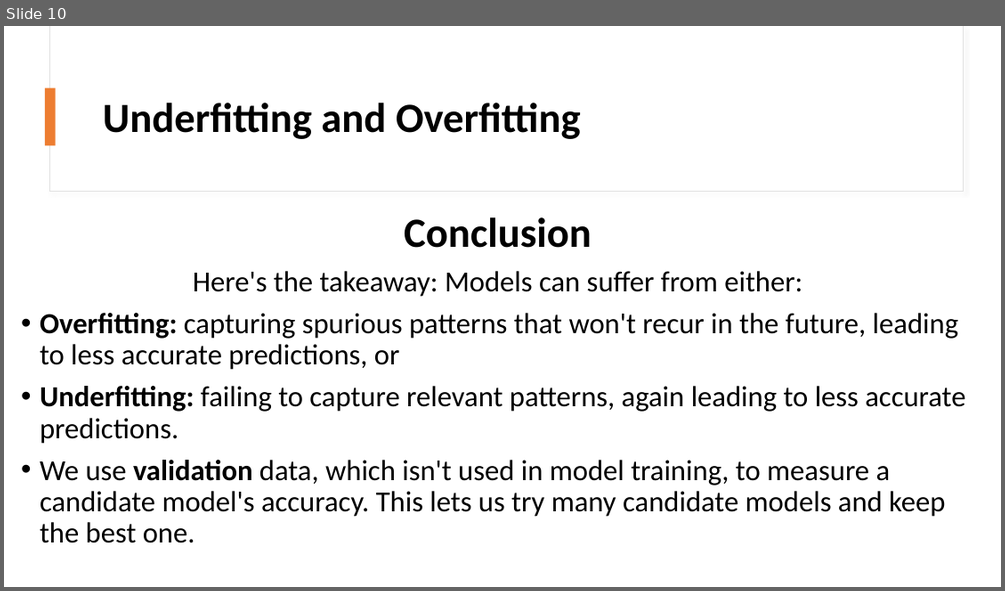
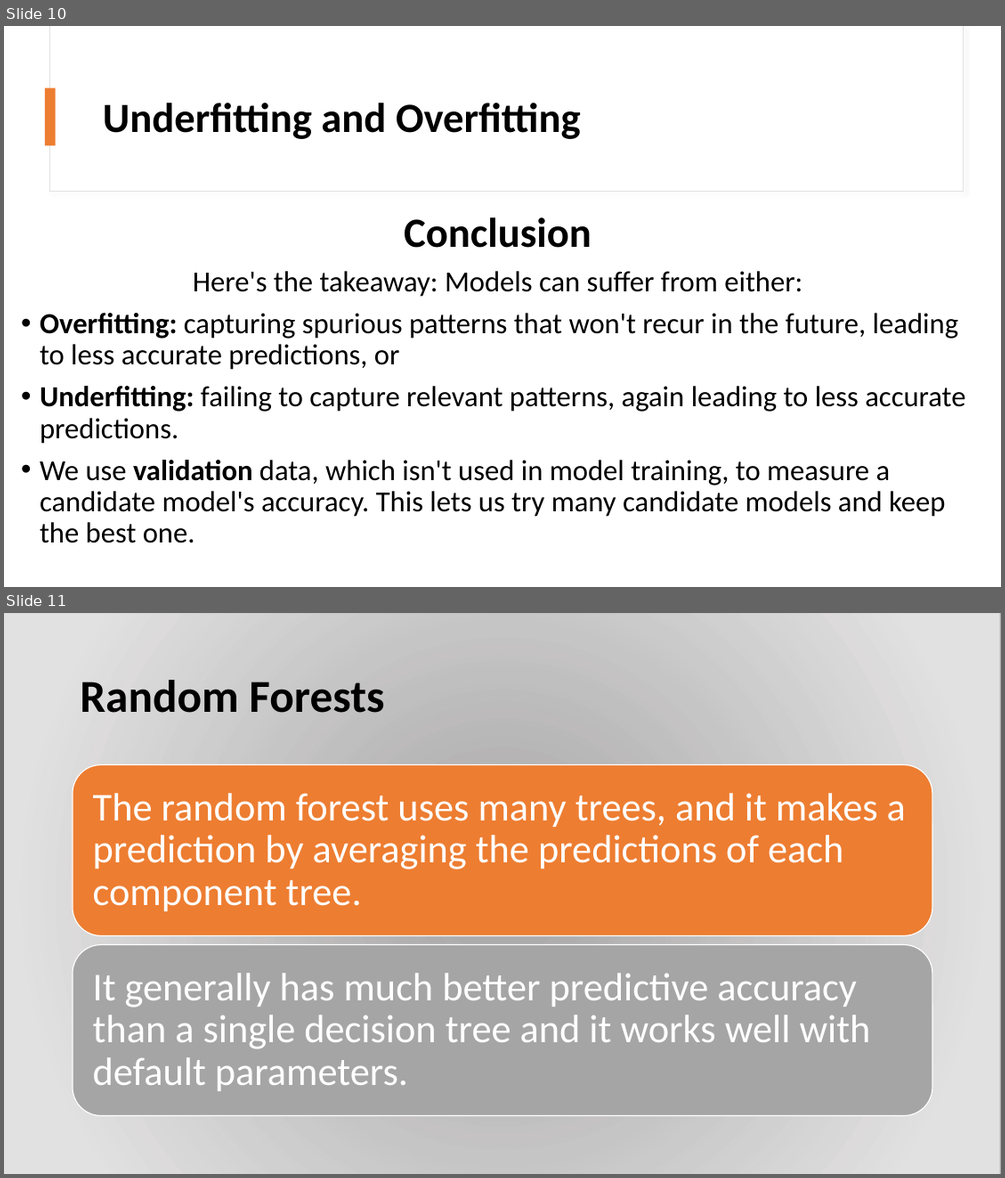
Before and after one commit to RATHOD-SHUBHAM/Kaggle-Course, a slide deck: Into To ML/Kaggle - Into to ML.pptx. Shown one above the other, each under a label of ours: slide 10 before the commit, slides 10 and 11 after it. The pictures are 1005x591 and 1005x1178 pixels, drawn with LibreOffice and Linux fonts; fonts in the diff are those of the drawing; background and template pictures are left out; a plain dark background stands for a picture behind light text. Boxes give left, top, right and bottom in pixels: in the first picture for what was removed or moved away, otherwise in the second. Text is boxed around its words. In the diff, an @@ line names an element or a change of style, - is before the commit and + after.

Commit message:
PPTX update

```diff
--- a/Into To ML/Kaggle - Into to ML.pptx
+++ b/Into To ML/Kaggle - Into to ML.pptx
@@ slide 11 added at (x1=4, y1=613, x2=1001, y2=1174), background picture (left out) @@
@@ rectangle added at (x1=4, y1=613, x2=1001, y2=1174), fill gradient #E7E6E6 @@
@@ title added at (x1=80, y1=680, x2=384, y2=713), 44 pt, text #000000, bold @@
+Random Forests
@@ group added at (x1=73, y1=765, x2=933, y2=1116): 2 rounded rectangles, 2 texts @@
+The random forest uses many trees, and it makes a prediction by averaging the predictions of each component tree.
+It generally has much better predictive accuracy than a single decision tree and it works well with default parameters.
```
Also in this commit, not shown: 2 other files.
